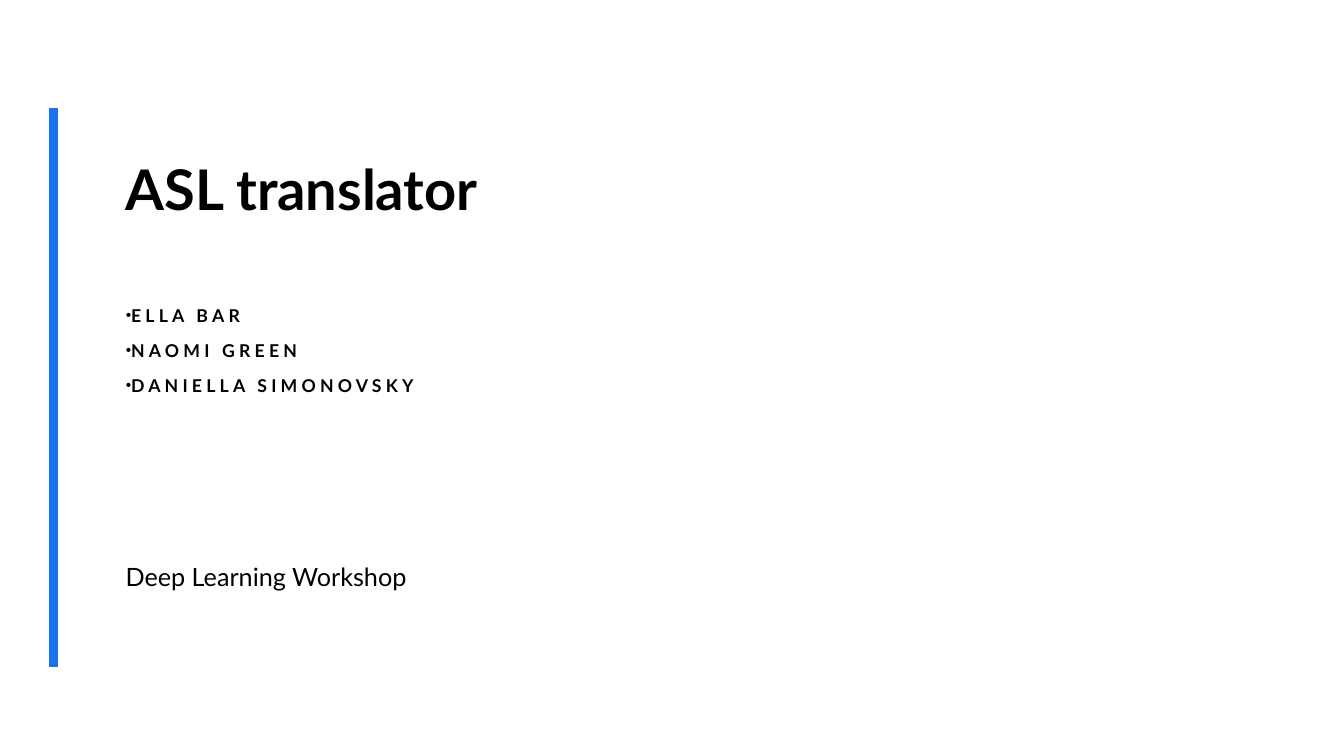
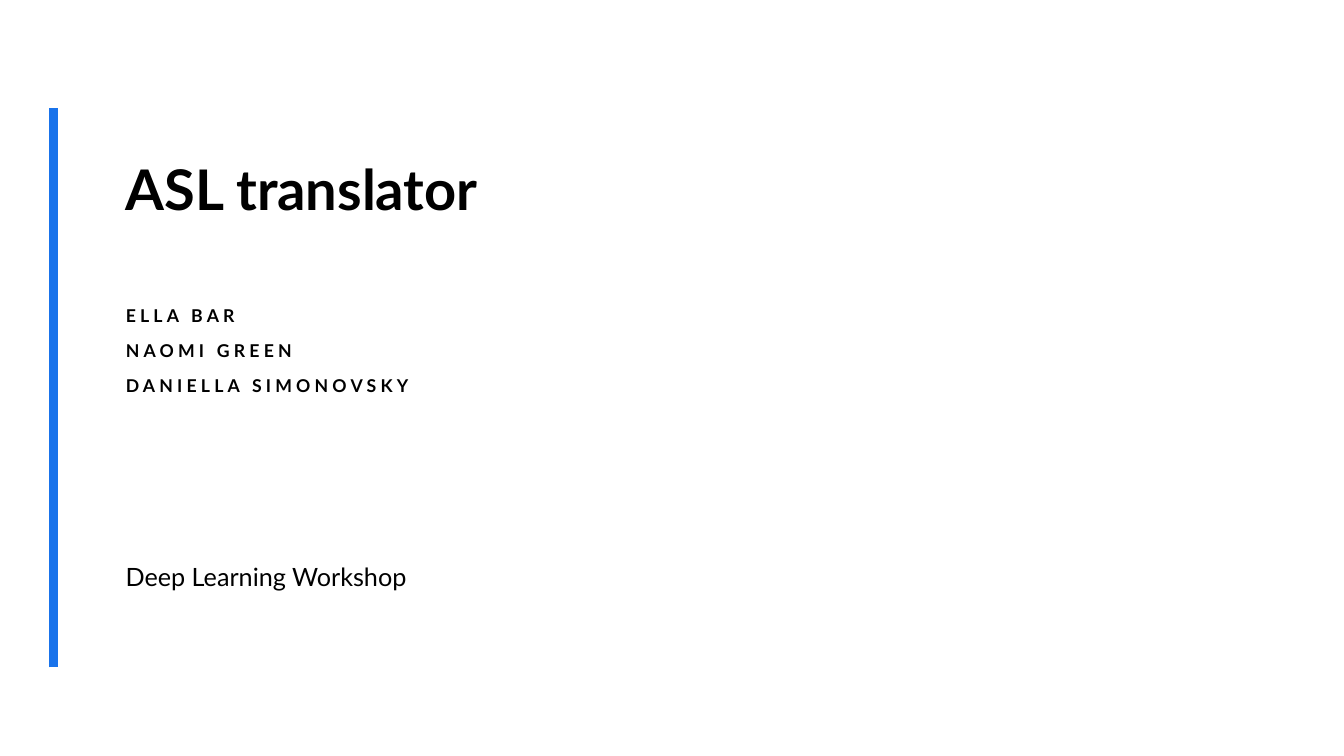
Before and after one commit to ellahazelbar/DeepWS, a slide deck: slide 1 of ASL translator.pptx. Drawn at 1344x756 pixels with LibreOffice and Linux fonts; fonts in the diff are those of the drawing; background and template pictures are left out. Boxes give left, top, right and bottom in pixels: in the first picture for what was removed or moved away, otherwise in the second. Text is boxed around its words. In the diff, an @@ line names an element or a change of style, - is before the commit and + after.

```diff
--- a/ASL translator.pptx
+++ b/ASL translator.pptx
@@ subtitle "ELLA BAR" at (126, 309, 408, 392): bullet • to none @@
```
Also in this commit, not shown: 3 other slides changed.
